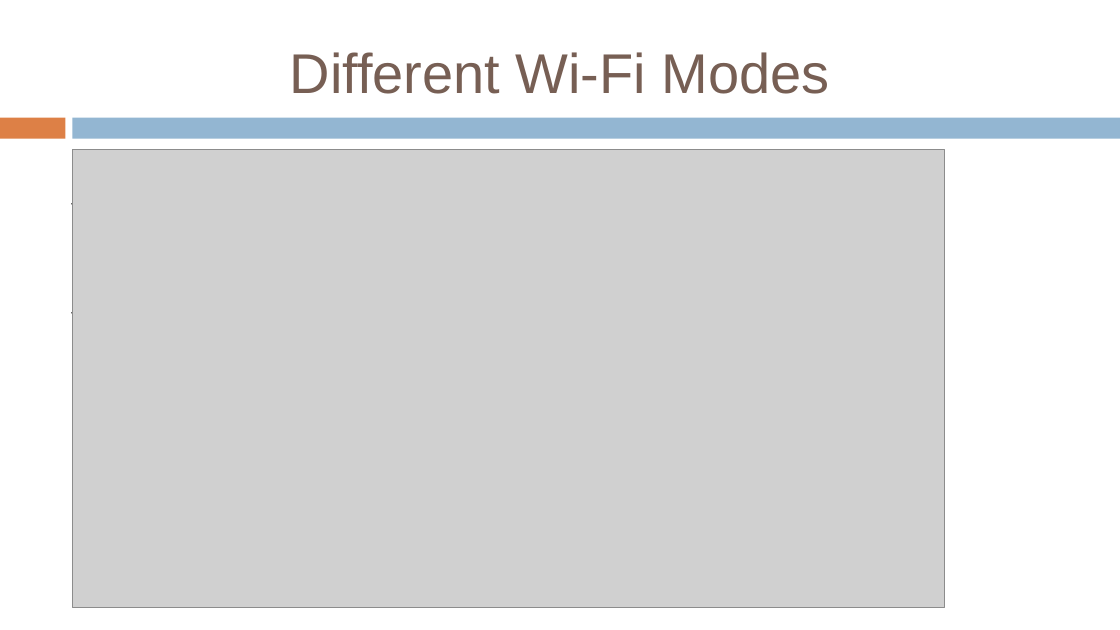
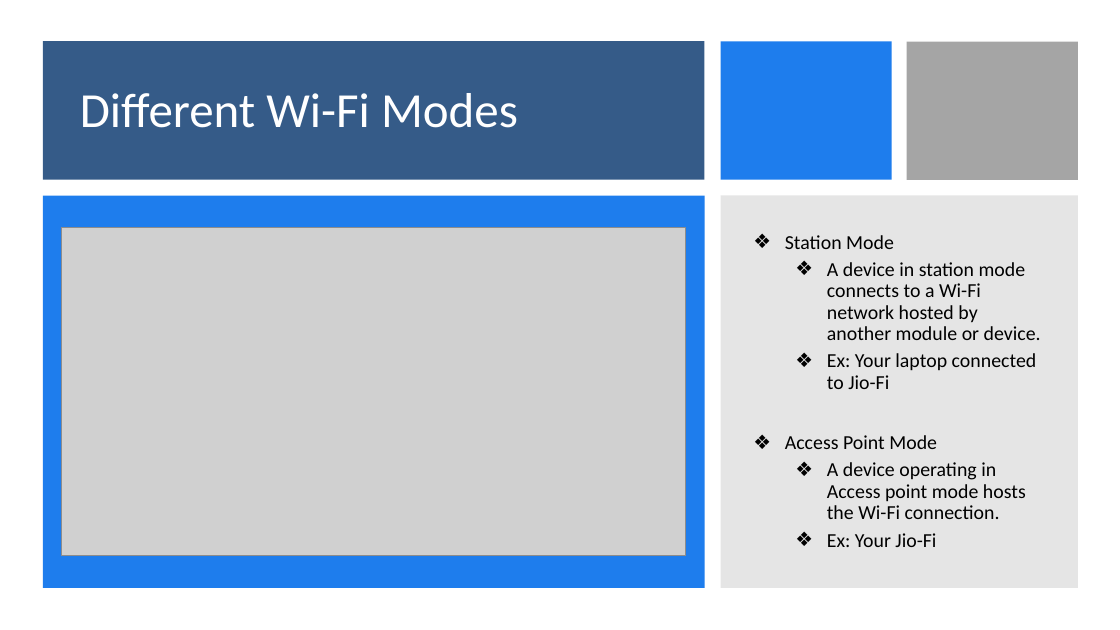
Before and after one commit to sudharsan2000/probot2020, a slide deck: slide 4 of Session PPTs/Seesion2 Node.pptx (slide 9 before the commit). Drawn at 1120x630 pixels with LibreOffice and Linux fonts; fonts in the diff are those of the drawing; grey boxes stand for pictures. Boxes give left, top, right and bottom in pixels: in the first picture for what was removed or moved away, otherwise in the second. Text is boxed around its words. In the diff, an @@ line names an element or a change of style, - is before the commit and + after.

```diff
--- a/Session PPTs/Seesion2 Node.pptx
+++ b/Session PPTs/Seesion2 Node.pptx
@@ rectangle added at (x1=43, y1=41, x2=705, y2=180), fill #355B88 @@
@@ rectangle added at (x1=721, y1=41, x2=892, y2=180), fill #1E7DED @@
@@ rectangle added at (x1=907, y1=42, x2=1078, y2=181), fill #A5A5A5 @@
@@ title "Different Wi-Fi Modes" moved from (x1=290, y1=52, x2=830, y2=94) to (x1=80, y1=93, x2=518, y2=128) @@
@@ title "Different Wi-Fi Modes" at (x1=80, y1=93, x2=518, y2=128): size 48 to 42 pt, font Arial to Calibri, text colour #775F54 to #FFFFFF; alignment centre to left; line spacing 1 to 0.9; vertical alignment top to middle @@
@@ freeform shape removed at (x1=0, y1=118, x2=66, y2=139) @@
@@ freeform shape removed at (x1=72, y1=118, x2=1120, y2=139) @@
@@ rectangle added at (x1=43, y1=196, x2=705, y2=588), fill #1E7DED @@
@@ rectangle added at (x1=721, y1=196, x2=1078, y2=588), fill #808080 at 20% opacity @@
@@ picture resized from (x1=72, y1=150, x2=945, y2=607) to (x1=61, y1=228, x2=686, y2=555) @@
@@ text added at (x1=785, y1=235, x2=1041, y2=547), 17 pt, text #000000 @@
+❖ Station Mode
+  ❖ A device in station mode connects to a Wi-Fi network hosted by another module or device.
+  ❖ Ex: Your laptop connected to Jio-Fi
+❖ Access Point Mode
+  ❖ A device operating in Access point mode hosts the Wi-Fi connection.
+  ❖ Ex: Your Jio-Fi
```
Also in this commit, not shown: 10 other slides changed, 13 slides added, 7 slides removed, 1 other file.
